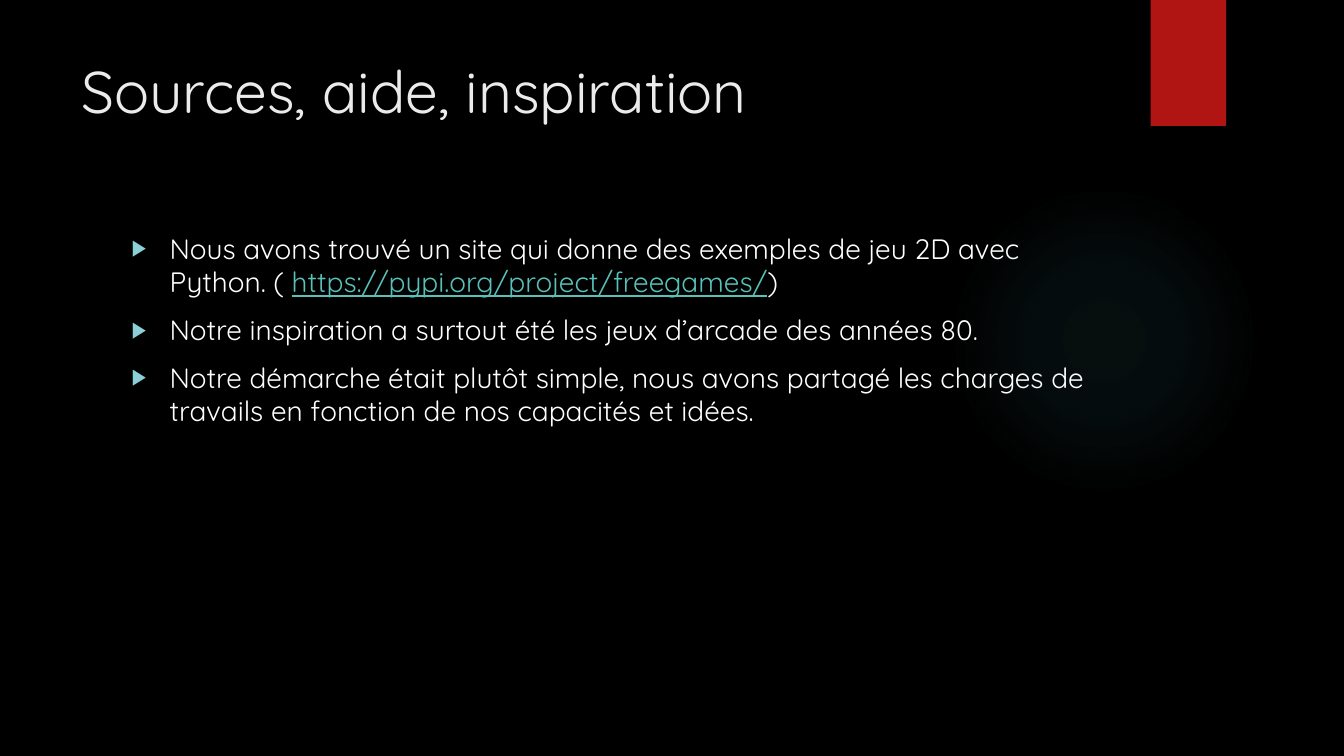
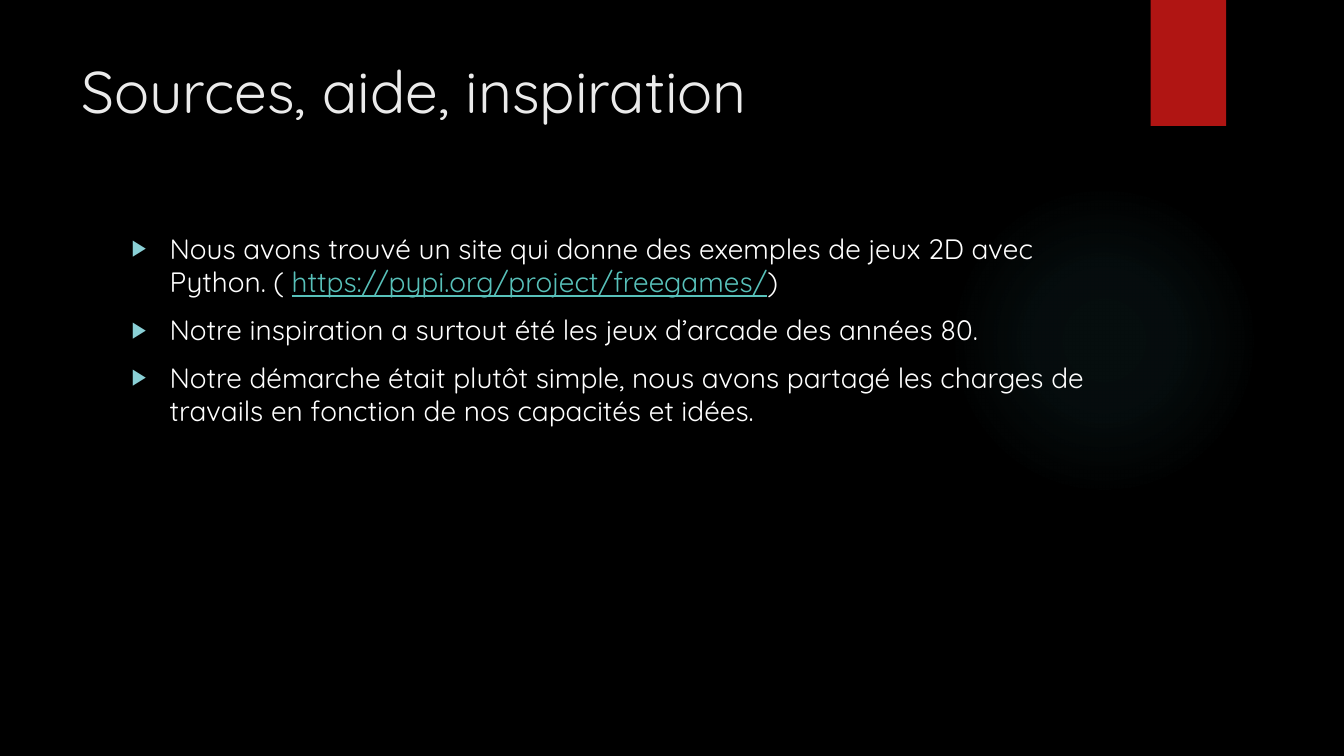
Before and after one commit to Bugnon/oc-2021, a slide deck: slide 3 of src/projet/projet3/Powerpoint_pacman.pptx. Drawn at 1344x756 pixels with LibreOffice and Linux fonts; fonts in the diff are those of the drawing; background and template pictures are left out. Boxes give left, top, right and bottom in pixels: in the first picture for what was removed or moved away, otherwise in the second. Text is boxed around its words. In the diff, an @@ line names an element or a change of style, - is before the commit and + after.

```diff
--- a/src/projet/projet3/Powerpoint_pacman.pptx
+++ b/src/projet/projet3/Powerpoint_pacman.pptx
@@ text at [170, 238, 1033, 298]: text changed @@
-▶ Nous avons trouvé un site qui donne des exemples de jeu 2D avec Python. ( https://pypi.org/project/freegames/)
+▶ Nous avons trouvé un site qui donne des exemples de jeux 2D avec Python. ( https://pypi.org/project/freegames/)
```
Also in this commit, not shown: 2 other slides changed.
